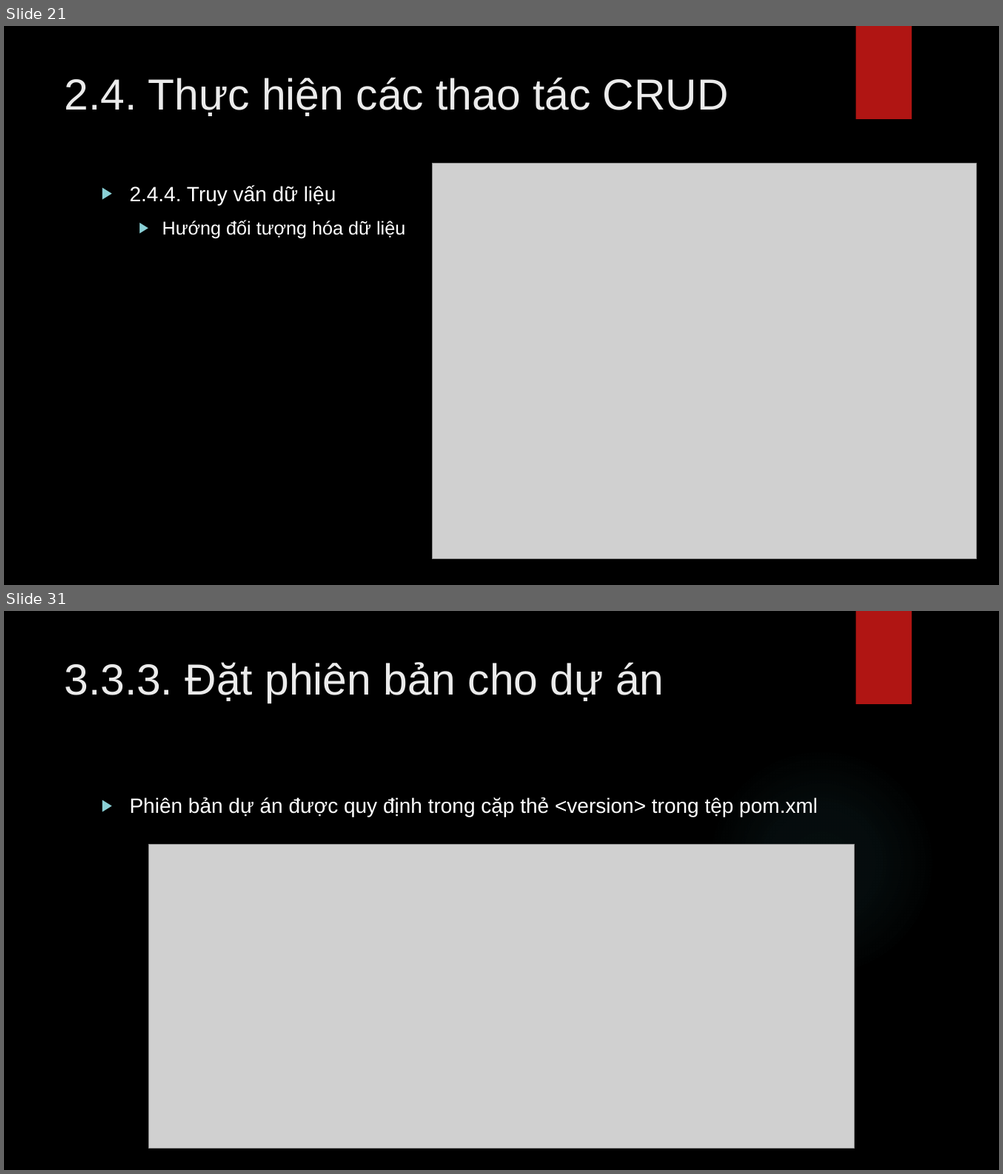
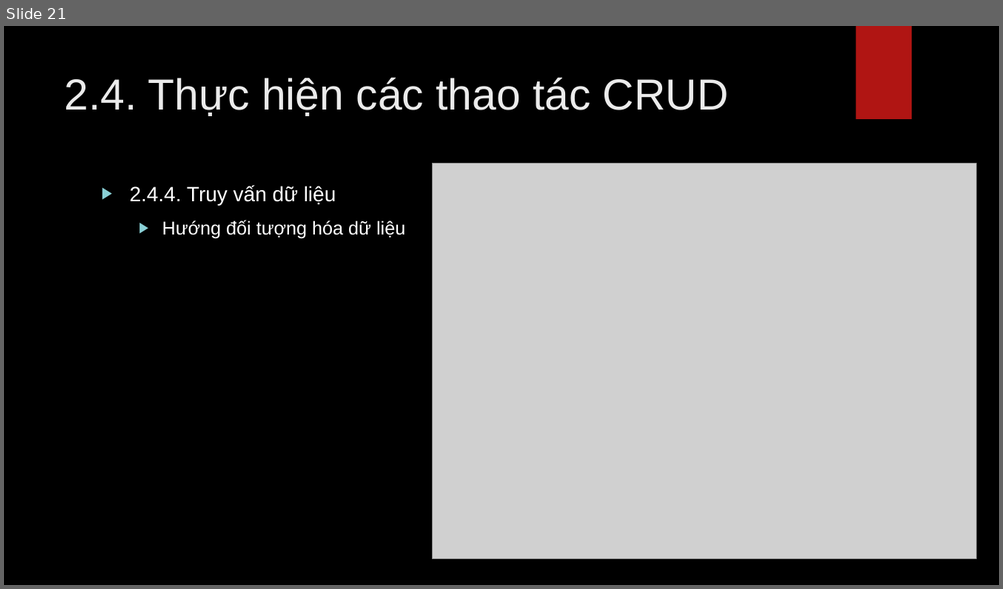
Before and after one commit to lequochai26/GDUTraining_Basic_Java_Web_Development, a slide deck: Slides/Day_6_2.pptx. Shown one above the other, each under a label of ours: slides 21 and 31 before the commit, slide 21 after it; the slides between them are not shown. The pictures are 1003x1174 and 1003x589 pixels, drawn with LibreOffice and Linux fonts; fonts in the diff are those of the drawing; grey boxes stand for pictures; background and template pictures are left out. Boxes give left, top, right and bottom in pixels: in the first picture for what was removed or moved away, otherwise in the second. Text is boxed around its words. In the diff, an @@ line names an element or a change of style, - is before the commit and + after.

```diff
--- a/Slides/Day_6_2.pptx
+++ b/Slides/Day_6_2.pptx
@@ slide 31 removed at [4,611,999,1170], background picture (left out); not listed: 2 template elements that a slide beside it also shows @@
@@ title removed at [64,662,663,703] @@
-3.3.3. Đặt phiên bản cho dự án
@@ text removed at [130,797,817,817] @@
-▶ Phiên bản dự án được quy định trong cặp thẻ <version> trong tệp pom.xml
@@ picture removed at [149,845,854,1149] @@
```
Also in this commit, not shown: 1 slide changed, 12 other slides removed.
